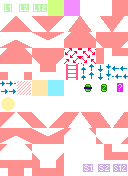
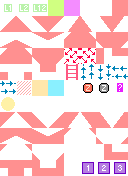
Two versions of the same layered image (128×176). Layer-by-layer changes:
renamed "Layer 24" to "Layer 26", painted on it over [82, 83, 127, 174]
